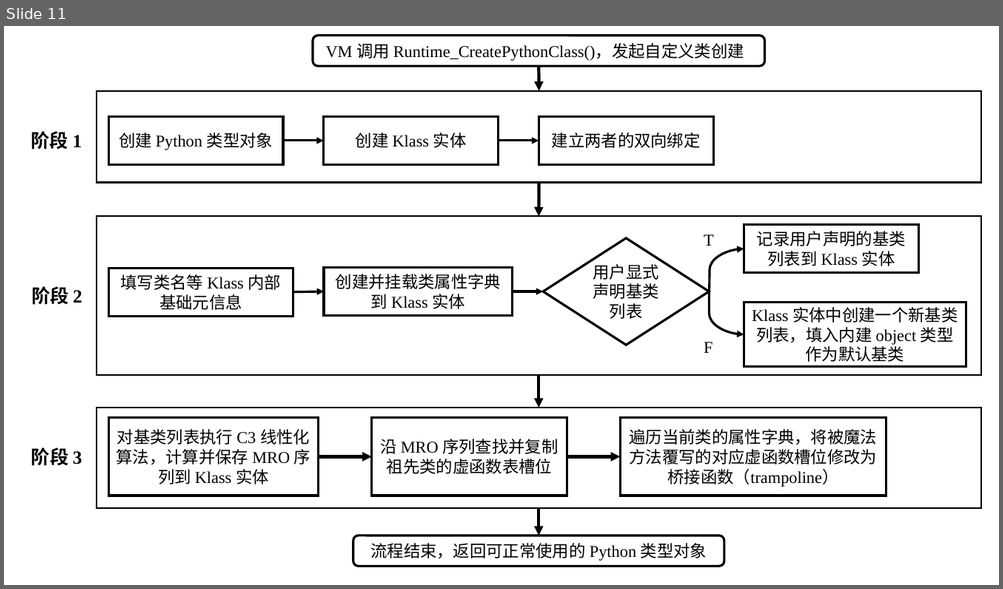
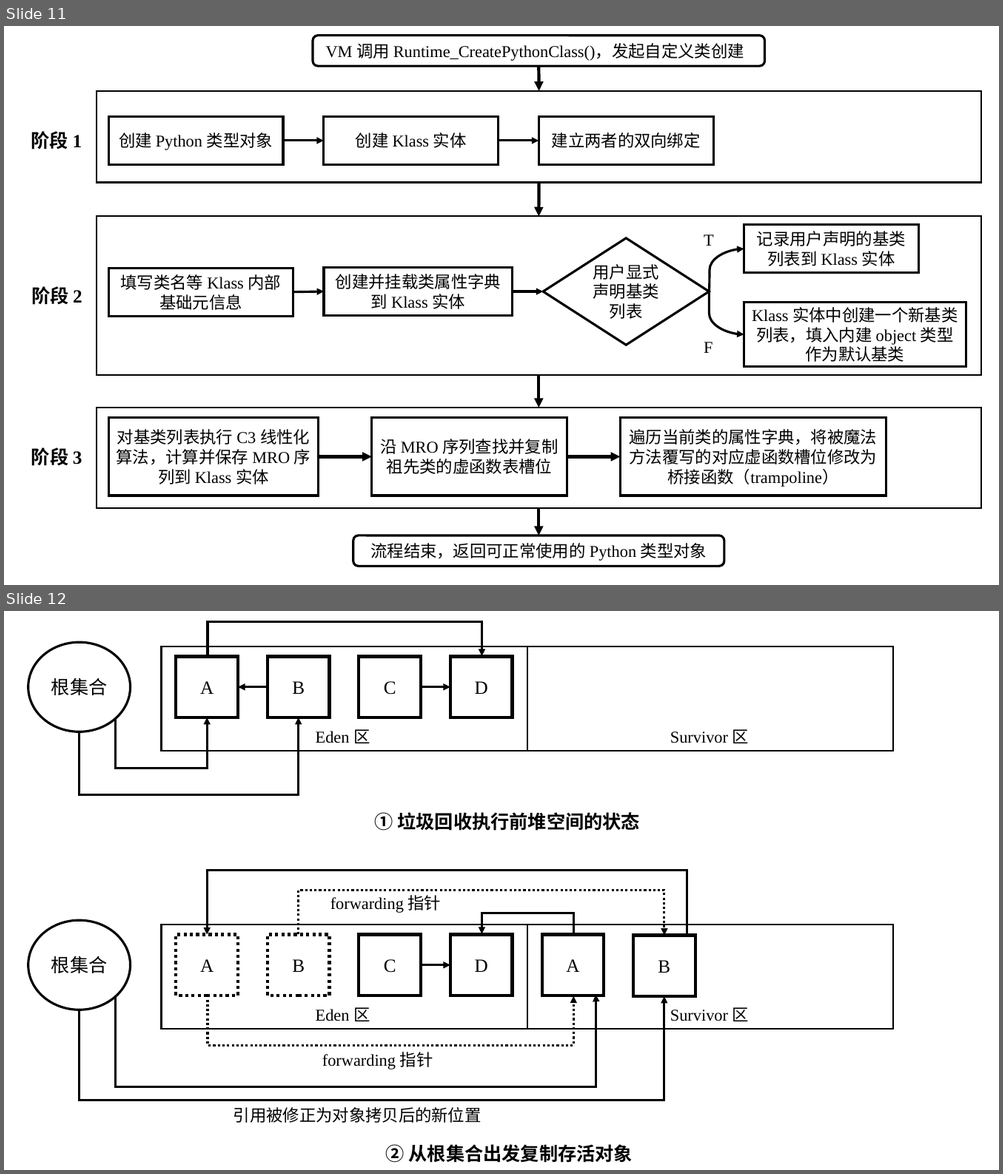
Before and after one commit to WU-SUNFLOWER/S.A.A.U.S.O, a slide deck: docs/thesis/pictures.pptx. Shown one above the other, each under a label of ours: slide 11 before the commit, slides 11 and 12 after it. The pictures are 1003x589 and 1003x1174 pixels, drawn with LibreOffice and Linux fonts; fonts in the diff are those of the drawing. Boxes give left, top, right and bottom in pixels: in the first picture for what was removed or moved away, otherwise in the second. Text is boxed around its words. In the diff, an @@ line names an element or a change of style, - is before the commit and + after.

Commit message:
补 scavenge 执行过程示例图

```diff
--- a/docs/thesis/pictures.pptx
+++ b/docs/thesis/pictures.pptx
@@ slide 12 added at (x1=4, y1=611, x2=999, y2=1170), background #CAEACE @@
@@ group added at (x1=28, y1=621, x2=893, y2=795): 5 rectangles, 3 elbow arrows, 2 texts, 2 arrows, 1 ellipse, 1 line @@
+A
+B
+C
+Eden 区
+Survivor 区
+根集合
+D
@@ text added at (x1=375, y1=812, x2=640, y2=831), 18 pt, text #000000, bold @@
+① 垃圾回收执行前堆空间的状态
@@ group added at (x1=28, y1=870, x2=893, y2=1123): 7 rectangles, 6 elbow arrows, 5 texts, 1 ellipse, 1 line, 1 arrow @@
+A
+B
+C
+Eden 区
+Survivor 区
+根集合
+D
+A
+B
+引用被修正为对象拷贝后的新位置
+forwarding 指针
+forwarding 指针
@@ text added at (x1=386, y1=1145, x2=632, y2=1163), 18 pt, text #000000, bold @@
+② 从根集合出发复制存活对象
```
Also in this commit, not shown: 1 other slide added, 3 other files.
